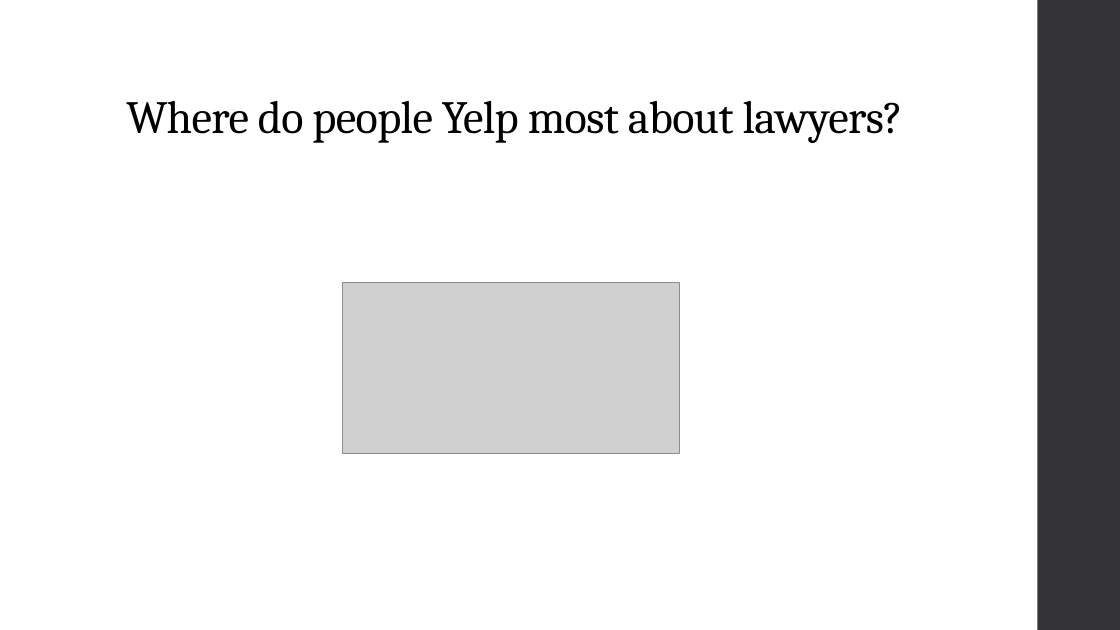
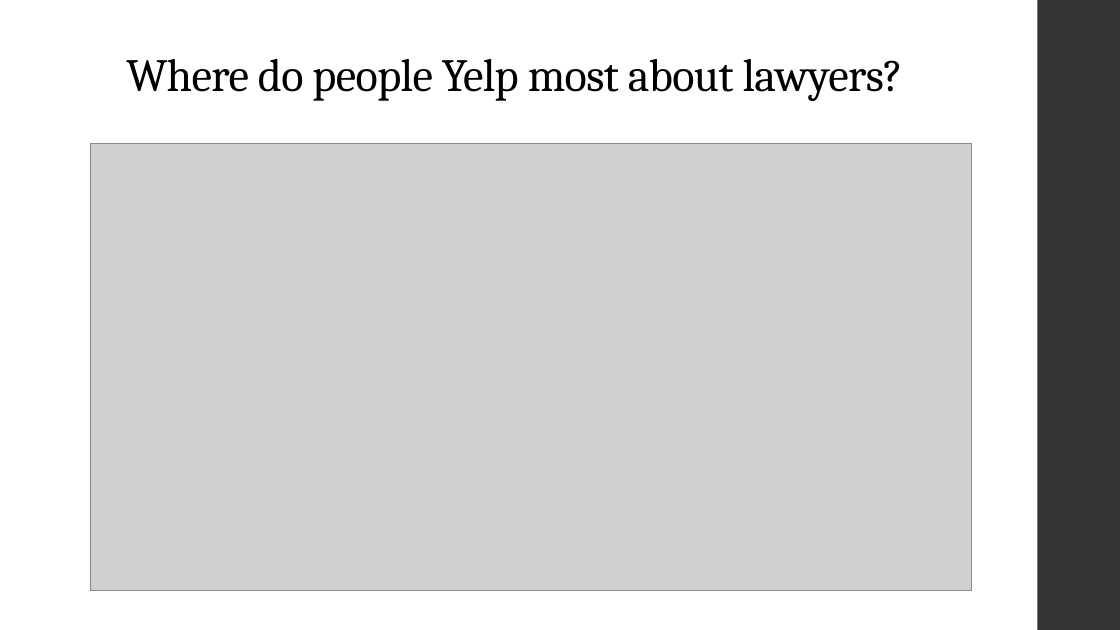
Before and after one commit to jaredstewartcase/Project-1-Bashplotlib, a slide deck: slide 8 of What Are People Saying about Lawyers on Yelp.pptx. Drawn at 1120x630 pixels with LibreOffice and Linux fonts; fonts in the diff are those of the drawing; grey boxes stand for pictures. Boxes give left, top, right and bottom in pixels: in the first picture for what was removed or moved away, otherwise in the second. Text is boxed around its words. In the diff, an @@ line names an element or a change of style, - is before the commit and + after.

```diff
--- a/What Are People Saying about Lawyers on Yelp.pptx
+++ b/What Are People Saying about Lawyers on Yelp.pptx
@@ title "Where do people Yelp most ...": place and size @@
-title "Where do people Yelp most ..." at <box>126,101,903,143</box>
+title "Where do people Yelp most ..." at <box>126,59,903,101</box>
@@ picture: place and size @@
-picture at <box>342,282,679,453</box>
+picture at <box>90,144,972,591</box>
```
Also in this commit, not shown: 2 other slides changed, 17 other files.
